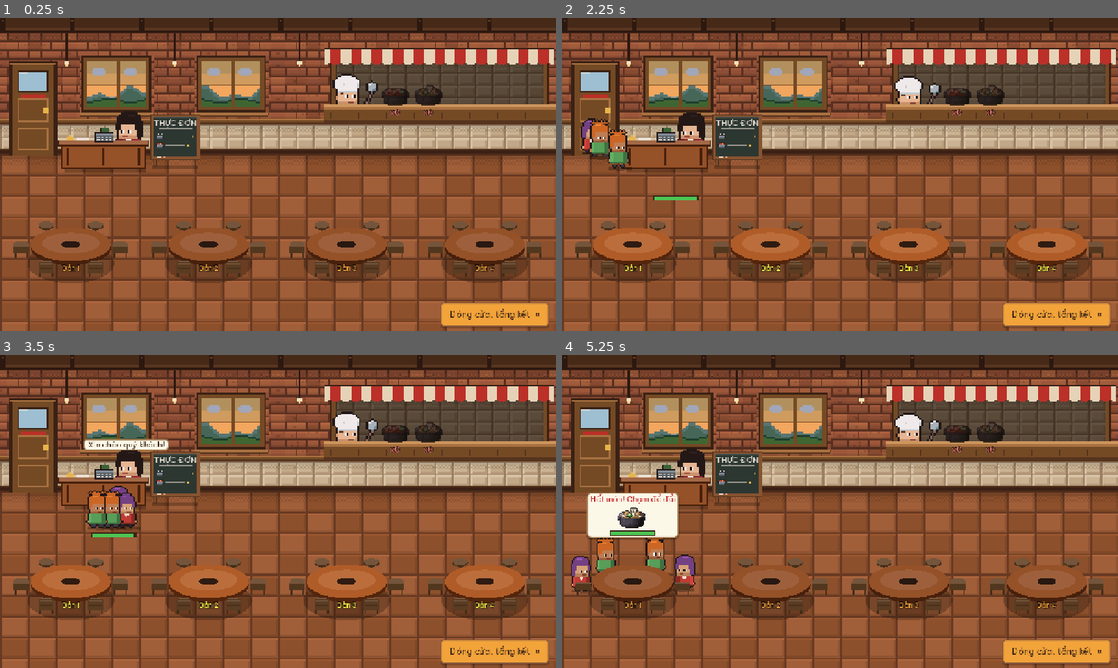
Above: before the commit, frames 1-4 (two rows, left to right).
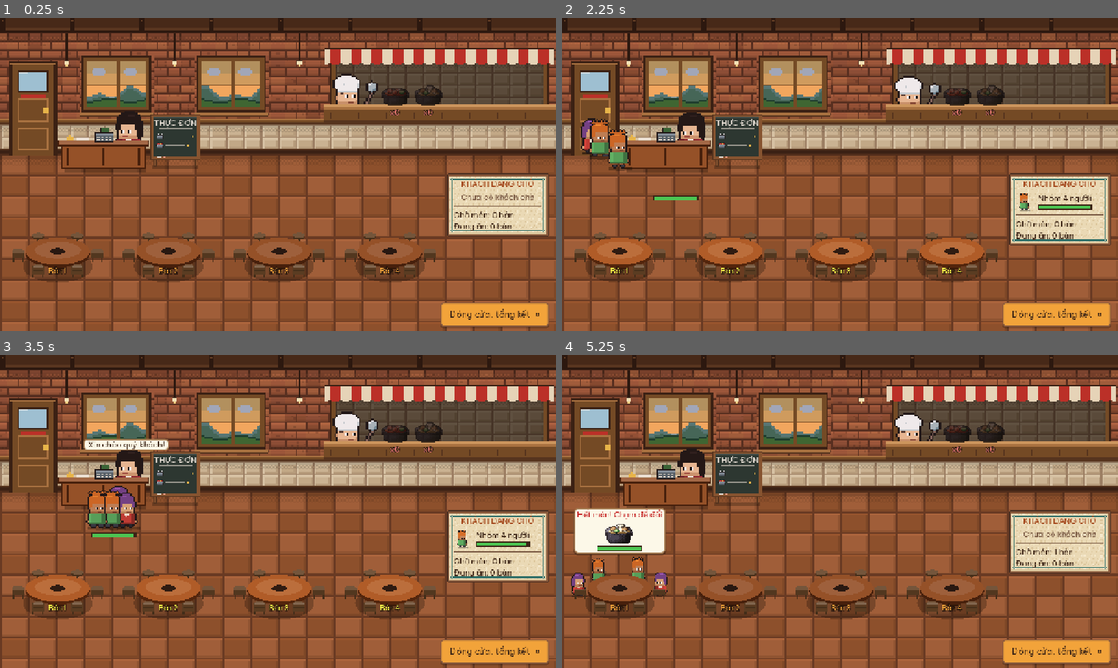
Above: after the commit, the same moments.

Repository: Znoywho/HotPot_SUNSUT
Game: Godot game, scene res://scenes/sell/sell_phase.tscn
Same seed, same stepped clock (60 frames per second), same inputs: the game is played once before the commit and once after it. This scene is started directly instead of the project's main scene.
Inputs (mouse positions are in pixels of both pictures, inside the frame that each line leads up to):
- Up to frame 1 (0.25 s): no input
- Up to frame 2 (2.25 s): click "Đóng cửa, tổng kết »" at 0.5 s; click "Đóng cửa, tổng kết »" at 1.25 s; click "Đóng cửa, tổng kết »" at 2 s
- Up to frame 3 (3.5 s): drag from (177, 477) to (333, 442) at 2.77 s
- Up to frame 4 (5.25 s): drag from (634, 574) to (812, 574) at 3.52 s; move the mouse to (773, 574) at 4.27 s; click (773, 574) at 4.42 s; drag from (906, 574) to (673, 464) at 5.02 s

The runs differ from the first frame. In frame 1, 12% of the frame differs, in the area x 2-99%, y 49-85%; in frame 2, 14%; in frame 3, 14%; in frame 4, 15%, in the area x 1-99%, y 44-85%.

Commit message:
[Cần Tuấn xem] Bán hàng: thêm bảng Khách đang chờ ở cạnh phải sàn (nhóm chờ xếp bàn + số bàn chờ món / đang ăn)

Diff:
--- a/scenes/sell/sell_phase.gd
+++ b/scenes/sell/sell_phase.gd
@@ -47,7 +47,8 @@
 const STAGE := Vector2(1280, 720)
 const PX := 4.0
 const SIDE_WALL_PX := 160.0
-const FLOOR_RECT := Rect2(16, 352, 1248, 290) ## Vùng xếp bàn trên sàn.
+## Vùng xếp bàn trên sàn; chừa dải bên phải cho bảng "Khách đang chờ" (WaitingBoard), bàn tự co lại cho vừa.
+const FLOOR_RECT := Rect2(16, 352, 1248 - WaitingBoard.WIDTH - 12.0, 290)
 const BAR_Y := 650.0
 const MAX_TABLE_SCALE := 1.25 ## Quán ít bàn (1 hàng) thì phóng bàn to cho cân với đầu bếp, lễ tân.
 const ONE_ROW_BOTTOM := 0.86
@@ -65,6 +66,7 @@
 var tables: Array[TableNode] = []
 var cart := Cart.new()
 var _spawn_timer := 2.0
+var _board: WaitingBoard ## Bảng "Khách đang chờ" cạnh phải sàn.
 var _negotiating: TableNode = null
 var _stage: Control
 var _pass: KitchenPass
@@ -99,6 +101,7 @@
 	_events.setup(self)
 	_build_stage()
 	_build_bar()
+	_build_waiting_board()
 	_setup_tables()
 	resized.connect(_center_stage)
 	_center_stage()
@@ -210,6 +213,13 @@
 	close.pressed.connect(_close_shop)
 	close.position = Vector2(STAGE.x - 16 - close.custom_minimum_size.x, BAR_Y + 4)
 	_stage.add_child(close)
+
+
+## Dựng bảng "Khách đang chờ" ở cạnh phải sàn (ngang hàng với vùng bàn, trên lớp sàn).
+func _build_waiting_board() -> void:
+	_board = WaitingBoard.new(MAX_QUEUE)
+	_board.position = Vector2(STAGE.x - 16.0 - WaitingBoard.WIDTH, FLOOR_RECT.position.y + 6.0)
+	_stage.add_child(_board)
 
 
 func _style_button(b: Button, bg: Color, border: Color, font: Color) -> void:
@@ -897,6 +907,13 @@
 		fill.size.x = (TableVisual.BAR_SIZE.x - 4.0) * clampf(r, 0.0, 1.0)
 		fill.color = TableVisual._patience_color(r)
 
+	var waiting_food := 0
+	var eating := 0
+	for table in tables:
+		waiting_food += 1 if table.state == TableNode.State.WAITING_ORDER else 0
+		eating += 1 if table.state == TableNode.State.EATING else 0
+	_board.refresh(_queue, QUEUE_WAIT, waiting_food, eating)
+
 	for i in tables.size():
 		var table := tables[i]
 		var visual := _visuals[i]
--- /dev/null
+++ b/scenes/sell/waiting_board.gd
@@ -0,0 +1,103 @@
+class_name WaitingBoard
+extends PanelContainer
+## Bảng "Khách đang chờ" cạnh phải sàn quán: chỉ để nhìn, không chạm được.
+## - Nhóm đang đứng chờ xếp bàn: ảnh người đầu nhóm + số người + thanh kiên nhẫn đổi màu xanh -> đỏ.
+## - Số bàn đang chờ món / đang ăn.
+## Mỗi hàng nhóm dựng sẵn một lần, mỗi frame chỉ cập nhật chữ và thanh (không tạo node mới).
+## shortcut: một cột cho tầng 1; khi có tầng 2 thì thêm một bảng thứ hai hoặc tiêu đề tầng vào cùng cột này.
+
+const WIDTH := 236.0
+const BAR_WIDTH := 124.0
+const BAR_HEIGHT := 12.0
+const AVATAR_SIZE := 44.0
+const SPECIAL_TEXT := {"critic": "Nhà phê bình", "michelin": "Khách lạ"}
+const SPECIAL_COLOR := {"critic": Color("6a3d9a"), "michelin": Color("8a6d3b")}
+
+var _rows: Array[Dictionary] = [] ## Mỗi hàng: {box, avatar, name, fill}
+var _empty_label: Label
+var _status_label: Label
+
+
+## Dựng khung bảng với `slots` hàng nhóm chờ (bằng số nhóm tối đa được đứng chờ).
+func _init(slots: int) -> void:
+	custom_minimum_size = Vector2(WIDTH, 0)
+	mouse_filter = MOUSE_FILTER_IGNORE
+	add_theme_stylebox_override("panel", HuntUI.paper_style("paper_panel", 8, Vector2(16, 12)))
+	var column := VBoxContainer.new()
+	column.add_theme_constant_override("separation", 8)
+	column.mouse_filter = MOUSE_FILTER_IGNORE
+	add_child(column)
+
+	var title := HuntUI.label("KHÁCH ĐANG CHỜ", 18, HuntUI.RUST)
+	title.horizontal_alignment = HORIZONTAL_ALIGNMENT_CENTER
+	column.add_child(title)
+	_empty_label = HuntUI.label("Chưa có khách chờ", 18, HuntUI.INK_SOFT)
+	_empty_label.horizontal_alignment = HORIZONTAL_ALIGNMENT_CENTER
+	column.add_child(_empty_label)
+	for i in slots:
+		_rows.append(_make_group_row(column))
+	var line := ColorRect.new()
+	line.color = HuntUI.INK_SOFT
+	line.custom_minimum_size = Vector2(0, 2)
+	line.mouse_filter = MOUSE_FILTER_IGNORE
+	column.add_child(line)
+	_status_label = HuntUI.label("", 18, HuntUI.INK)
+	column.add_child(_status_label)
+
+
+## Cập nhật bảng: `groups` là hàng đợi của SellPhase ({size, looks, special, wait}), `queue_wait` là kiên nhẫn đầy.
+func refresh(groups: Array[Dictionary], queue_wait: float, tables_waiting_food: int, tables_eating: int) -> void:
+	_empty_label.visible = groups.is_empty()
+	for i in _rows.size():
+		var row := _rows[i]
+		(row["box"] as Control).visible = i < groups.size()
+		if i >= groups.size():
+			continue
+		var group := groups[i]
+		var special: String = group["special"]
+		var name_label: Label = row["name"]
+		name_label.text = SPECIAL_TEXT.get(special, "Nhóm %d người" % int(group["size"]))
+		name_label.add_theme_color_override("font_color", SPECIAL_COLOR.get(special, HuntUI.INK))
+		(row["avatar"] as TextureRect).texture = (group["looks"] as Array)[0]
+		var ratio := clampf(float(group["wait"]) / queue_wait, 0.0, 1.0)
+		var fill: ColorRect = row["fill"]
+		fill.size.x = (BAR_WIDTH - 4.0) * ratio
+		fill.color = TableVisual._patience_color(ratio)
+	_status_label.text = "Chờ món: %d bàn\nĐang ăn: %d bàn" % [tables_waiting_food, tables_eating]
+
+
+## Một hàng nhóm chờ: ảnh người đầu nhóm bên trái; bên phải là tên nhóm và thanh kiên nhẫn.
+func _make_group_row(parent: Control) -> Dictionary:
+	var box := HBoxContainer.new()
+	box.add_theme_constant_override("separation", 8)
+	box.mouse_filter = MOUSE_FILTER_IGNORE
+	parent.add_child(box)
+	var avatar := TextureRect.new()
+	avatar.custom_minimum_size = Vector2(AVATAR_SIZE, AVATAR_SIZE)
+	avatar.expand_mode = TextureRect.EXPAND_IGNORE_SIZE
+	avatar.stretch_mode = TextureRect.STRETCH_KEEP_ASPECT_CENTERED
+	avatar.texture_filter = CanvasItem.TEXTURE_FILTER_NEAREST
+	avatar.mouse_filter = MOUSE_FILTER_IGNORE
+	box.add_child(avatar)
+	var side := VBoxContainer.new()
+	side.add_theme_constant_override("separation", 4)
+	side.size_flags_vertical = SIZE_SHRINK_CENTER
+	side.mouse_filter = MOUSE_FILTER_IGNORE
+	box.add_child(side)
+	var name_label := HuntUI.label("", 18, HuntUI.INK)
+	side.add_child(name_label)
+	var bar := Control.new()
+	bar.custom_minimum_size = Vector2(BAR_WIDTH, BAR_HEIGHT)
+	bar.mouse_filter = MOUSE_FILTER_IGNORE
+	side.add_child(bar)
+	var back := ColorRect.new()
+	back.color = Color("3b2416")
+	back.size = Vector2(BAR_WIDTH, BAR_HEIGHT)
+	back.mouse_filter = MOUSE_FILTER_IGNORE
+	bar.add_child(back)
+	var fill := ColorRect.new()
+	fill.position = Vector2(2, 2)
+	fill.size = Vector2(BAR_WIDTH - 4.0, BAR_HEIGHT - 4.0)
+	fill.mouse_filter = MOUSE_FILTER_IGNORE
+	bar.add_child(fill)
+	return {"box": box, "avatar": avatar, "name": name_label, "fill": fill}
Not shown, added: scenes/sell/waiting_board.gd.uid
